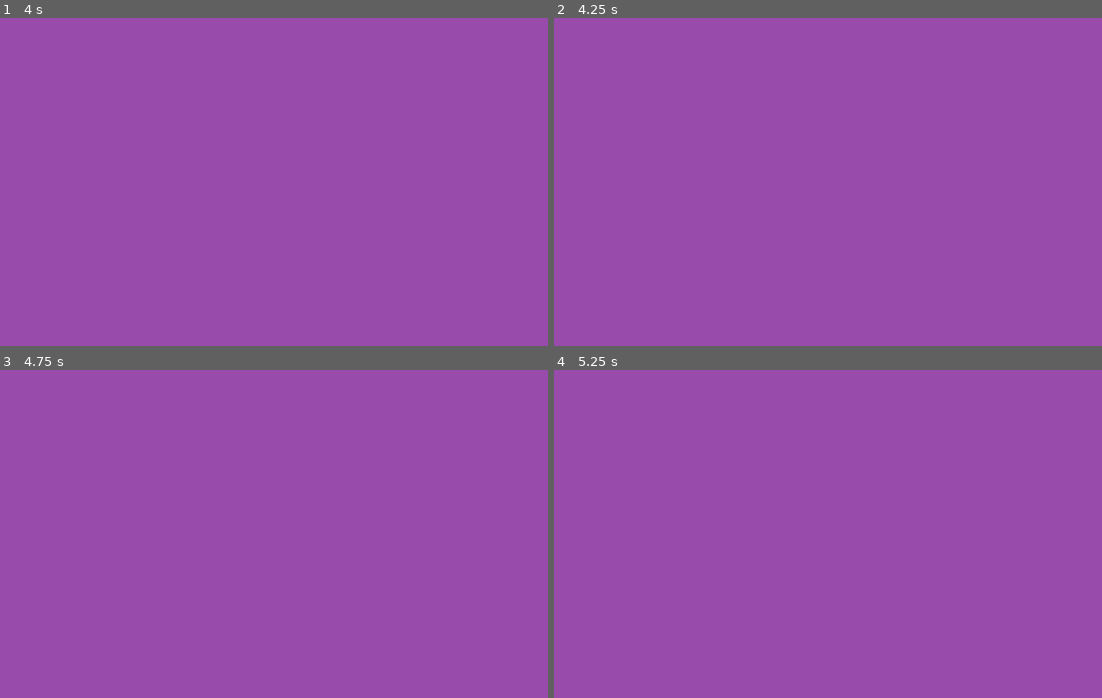
Above: before the commit, frames 1-4 (two rows, left to right).
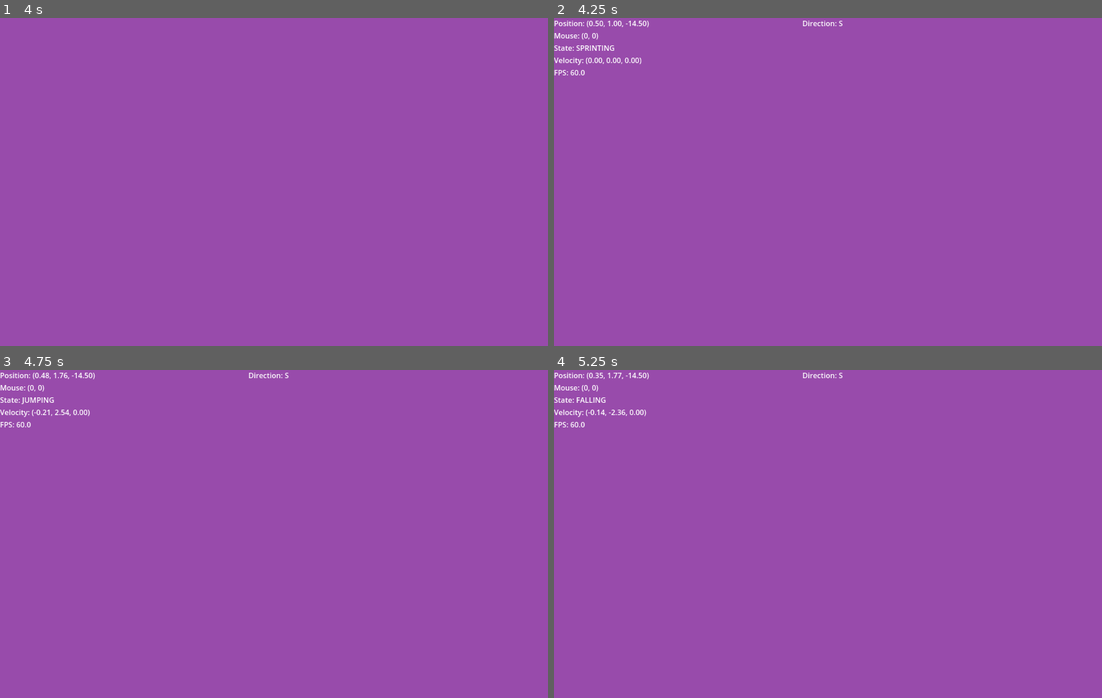
Above: after the commit, the same moments.

Repository: SirInfinite/gorilla-brawl
Game: Godot game, scene res://Scenes/test_map1.tscn
Two runs of this game, one before a commit and one after it. Both use one fixed random seed, a clock stepped at 60 frames per second and the inputs below.
Inputs (mouse positions are in pixels of both pictures, inside the frame that each line leads up to):
- Up to frame 1 (4 s): tap Enter at 0.5 s; move the mouse to (301, 182) at 0.52 s; hold Shift (sprint) 0.53-1.28 s; hold W (up) from 0.53 s (still down); tap Space (jump) at 0.77, 1.52, 3.02, 3.5, 3.77 s; move the mouse to (246, 182) at 1.27 s; tap Shift (sprint) at 1.35, 2.85 s; move the mouse to (284, 175) at 2.02 s; hold Shift (sprint) 2.03-2.78 s; move the mouse to (268, 188) at 2.77 s; move the mouse to (312, 185) at 3.52 s; hold Shift (sprint) from 3.53 s (still down)
- Up to frame 2 (4.25 s): keep holding W (up); keep holding Shift (sprint); tap F3 (debug) at 4.15 s
- Up to frame 3 (4.75 s): keep holding W (up); move the mouse to (230, 530) at 4.27 s; release Shift (sprint) at 4.28 s; tap Shift (sprint) at 4.35 s; tap Space (jump) at 4.52 s
- Up to frame 4 (5.25 s): keep holding W (up); move the mouse to (833, 534) at 5.02 s; hold Shift (sprint) from 5.03 s (still down)

Frame 1 is identical in both runs. In frame 2, 0.6% of the frame differs, in the area x 0-53%, y 0-18%; in frame 3, 0.6%; in frame 4, 0.6%.

Commit message:
added ability icons

Diff:
--- a/gorillabrawl/Scenes/debug_labels.tscn
+++ b/gorillabrawl/Scenes/debug_labels.tscn
@@ -6,8 +6,8 @@
 script = ExtResource("1_83lvx")
 
 [node name="VBoxContainer" type="VBoxContainer" parent="."]
-offset_right = 40.0
-offset_bottom = 40.0
+offset_right = 109.0
+offset_bottom = 131.0
 
 [node name="CoordinatesLabel" type="Label" parent="VBoxContainer" groups=["debug_labels"]]
 layout_mode = 2
@@ -29,7 +29,7 @@
 anchor_left = 0.5
 anchor_right = 0.5
 offset_left = 534.0
-offset_right = 627.0
+offset_right = 643.0
 offset_bottom = 23.0
 grow_horizontal = 2
 horizontal_alignment = 1
--- a/gorillabrawl/Scenes/test_map1.tscn
+++ b/gorillabrawl/Scenes/test_map1.tscn
@@ -102,9 +102,11 @@
 [node name="Player" parent="." instance=ExtResource("1_m7meh")]
 transform = Transform3D(1, 0, 0, 0, 1, 0, 0, 0, 1, 0, 2, 0)
 
-[node name="DebugLabels" parent="." instance=ExtResource("2_apu3l")]
-
 [node name="CanvasLayer" type="CanvasLayer" parent="."]
 
 [node name="PauseMenu" parent="CanvasLayer" instance=ExtResource("3_q8mjp")]
 process_mode = 3
+
+[node name="DebugLabels" parent="." instance=ExtResource("2_apu3l")]
+
+[connection signal="debug_info" from="Player" to="DebugLabels" method="_on_player_debug_info"]
--- a/gorillabrawl/Scripts/ui_menu.gd
+++ b/gorillabrawl/Scripts/ui_menu.gd
@@ -1,19 +1,23 @@
 extends Node2D
 
 var show_ui = false
+@onready var parent = $VBoxContainer
 
 func _ready():
+	set_process_input(true)
 	for label in get_tree().get_nodes_in_group("debug_labels"):
 		label.visible = false
+	while parent:
+		parent = parent.get_parent()
 
 func _input(event):
 	if event is InputEventKey && Input.is_action_just_pressed("debug"):
-		show_ui = !show_ui
+		show_ui = not show_ui
 		toggle_debug_label(show_ui)
 
-func toggle_debug_label(visiblity: bool):
+func toggle_debug_label(visibility: bool):
 	for label in get_tree().get_nodes_in_group("debug_labels"):
-		label.visible = visiblity
+		label.visible = visibility
 
 func _on_player_debug_info(player_pos, mouse_pos, state, velocity, direction, fps):
 	$VBoxContainer/CoordinatesLabel.text = "Position: %.2v" % player_pos
Binary file added: gorillabrawl/Media/dash_icon.png
Not shown, added: gorillabrawl/Media/dash_icon.png.import
Binary file added: gorillabrawl/Media/double_jump_icon.png
Not shown, added: gorillabrawl/Media/double_jump_icon.png.import
Binary file added: gorillabrawl/Media/elytra_icon.png
Not shown, added: gorillabrawl/Media/elytra_icon.png.import
Binary file added: gorillabrawl/Media/grappling_hook_icon.png
Not shown, added: gorillabrawl/Media/grappling_hook_icon.png.import
Binary file added: gorillabrawl/Media/teleport_icon.png
Not shown, added: gorillabrawl/Media/teleport_icon.png.import
